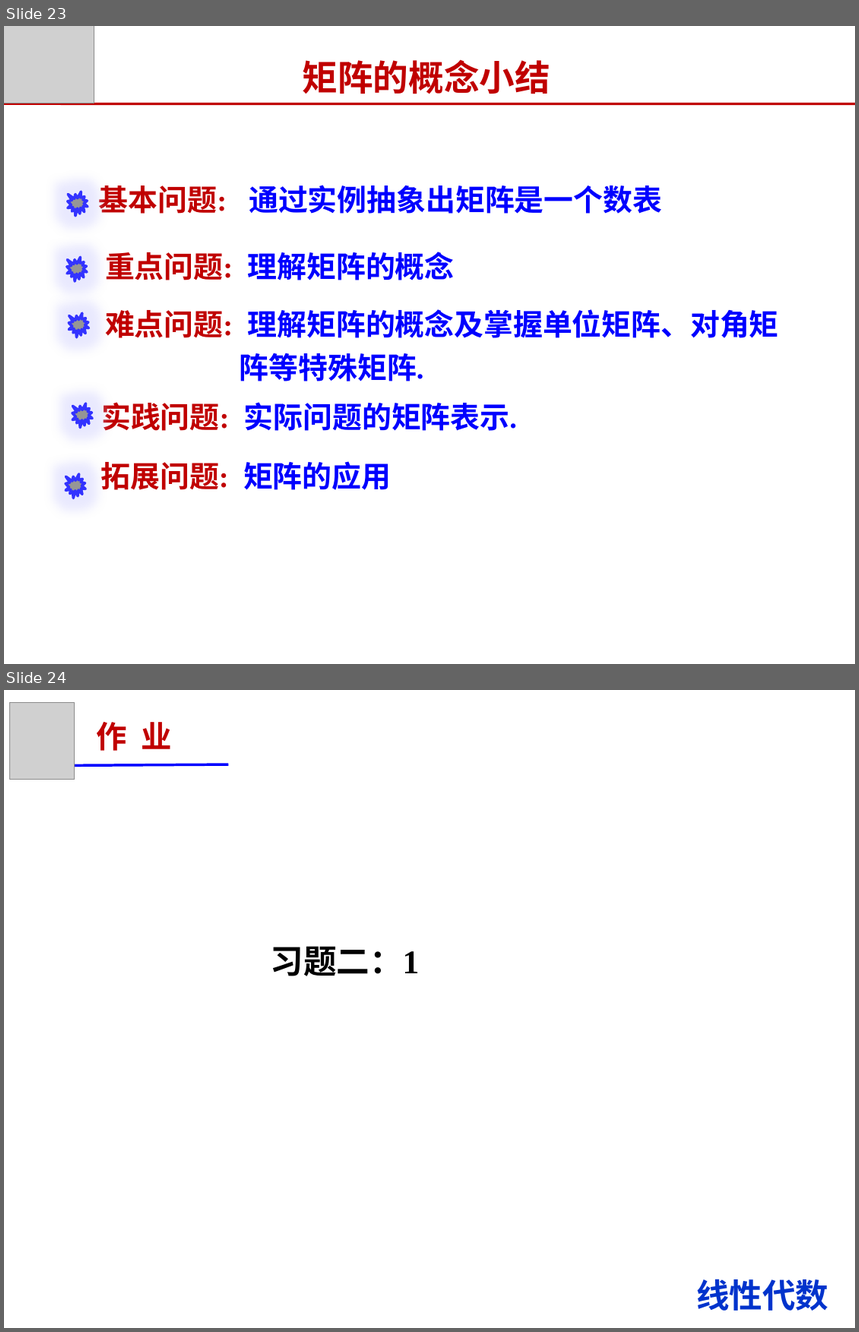
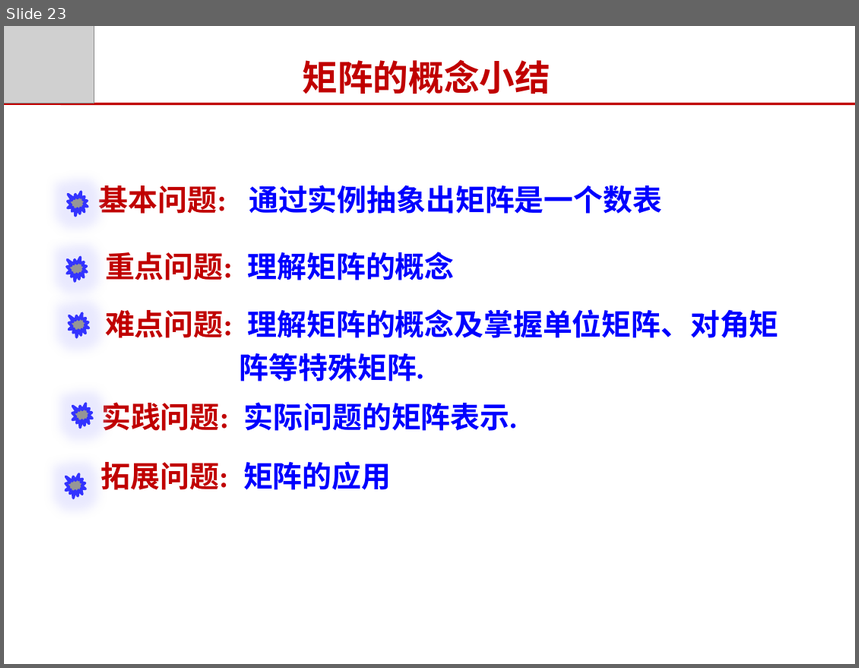
Before and after one commit to zeemeil/zeemeil.github.io, a slide deck: files/2025_2_LM/1021_0201.pptx. Shown one above the other, each under a label of ours: slides 23 and 24 before the commit, slide 23 after it. The pictures are 859x1332 and 859x668 pixels, drawn with LibreOffice and Linux fonts; fonts in the diff are those of the drawing; grey boxes stand for pictures. Boxes give left, top, right and bottom in pixels: in the first picture for what was removed or moved away, otherwise in the second. Text is boxed around its words. In the diff, an @@ line names an element or a change of style, - is before the commit and + after.

```diff
--- a/files/2025_2_LM/1021_0201.pptx
+++ b/files/2025_2_LM/1021_0201.pptx
@@ slide 24 removed at (4,690,855,1328), background #FFFFFF @@
@@ picture removed at (10,703,75,780) @@
@@ text removed at (97,722,172,751) @@
-作 业
@@ line removed from (22, 766) to (229, 765) @@
@@ text removed at (271,946,420,977) @@
-习题二：1
@@ text removed at (696,1280,829,1311) @@
-线性代数
```
Also in this commit, not shown: 13 other files.
